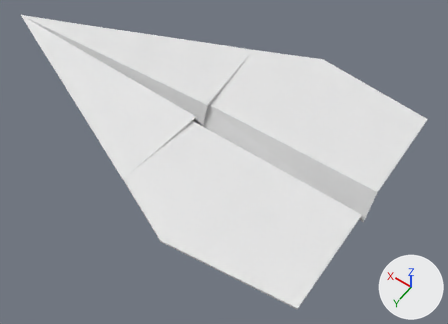
The Blender file blender/player.blend, before and after one commit.
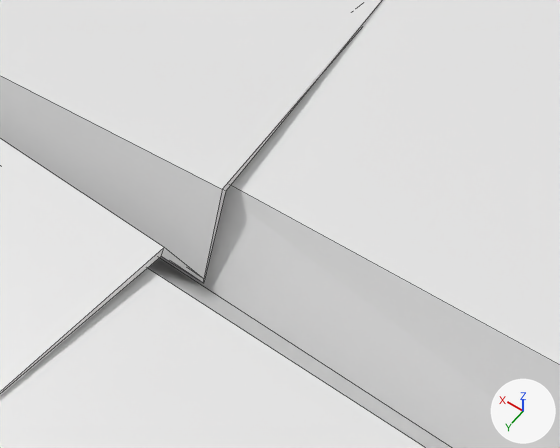
Old and new are each drawn whole from a 50 mm camera at (-1.364, 1.581, 2.201) aimed at (-0.258, 0.034, -0.231) and again close up from a 50 mm camera at (-0.452, 0.34, 0.617) aimed at (-0.178, -0.044, 0.014). Lighting does not change. The marker at lower right points along +X, +Y and +Z. The close-ups show mesh edges as thin lines.
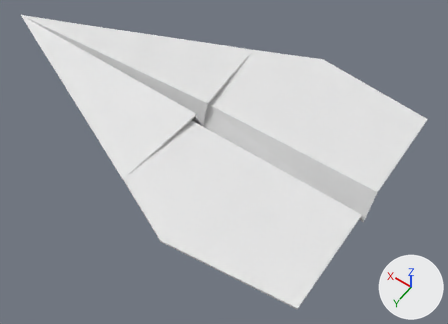
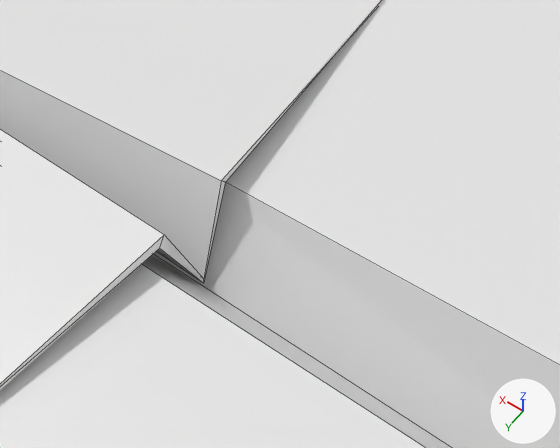
Diff of the bpy script that builds the scene:
```diff
--- a/blender/player.blend.py
+++ b/blender/player.blend.py
@@ me_plane_001 @@
 # used by ob_plane; location = (0.0, 0.0, 0.0)
-me_plane_001.from_pydata(...)  # 16 vertices, 12 faces; spans x -1.0..1.13, y -0.66..0.66, z -0.14..0.01
+me_plane_001.from_pydata(...)  # 32 vertices, 36 faces; spans x -1.0..1.14, y -0.66..0.66, z -0.15..0.03
+# me_plane_001 part 1
+# 2 vertices move from x -0.1, y -0.05..0.05, z 0.01 to x -0.1, y -0.05..0.05, z 0.02
+# 16 vertices are added at x -1.0..1.14, y -0.66..0.66, z -0.15..0.03
+# 24 new faces join them
@@ ob_plane @@
 ob_plane.location = (0.0, 0.0, 0.0)
-_m = ob_plane.modifiers.new('Solidify', 'SOLIDIFY')
```

Changed parts and their boxes [x1, y1, x2, y2] in the close-ups (560 x 448 px):
'Plane', reshaped, modifiers changed: [0, 0, 560, 448] in both
part 1 of me_plane_001, built on: before [0, 0, 383, 396]; after [0, 0, 383, 390]
